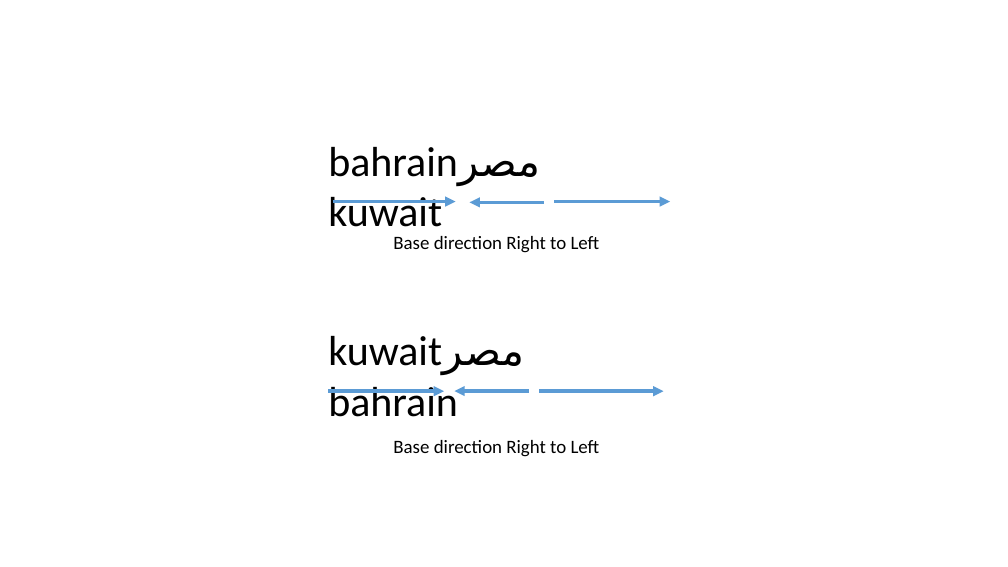
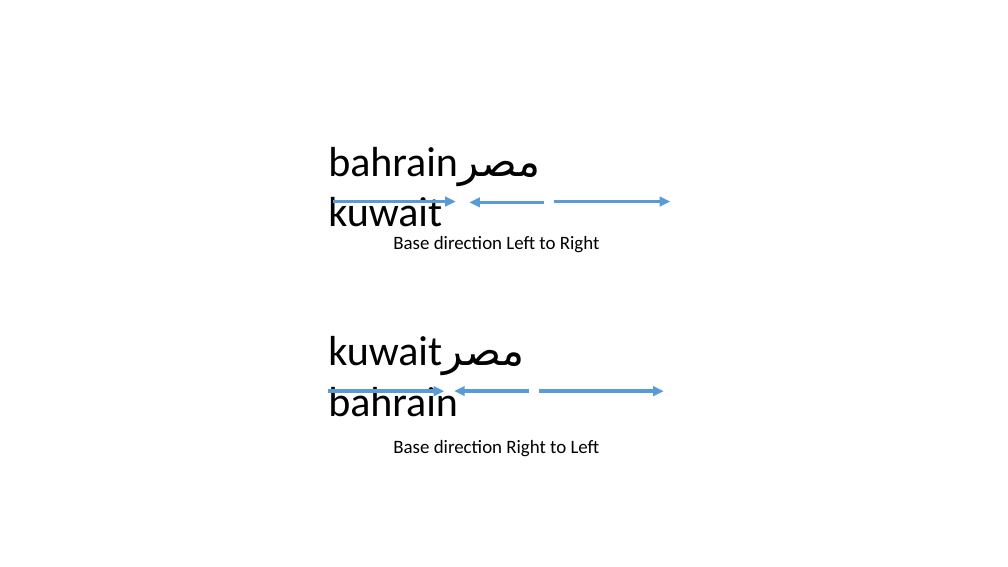
Before and after one commit to dsafa/rtl-demo, a slide deck: slide 17 of RTL.pptx (slide 16 before the commit). Drawn at 1008x567 pixels with LibreOffice and Linux fonts; fonts in the diff are those of the drawing. Boxes give left, top, right and bottom in pixels: in the first picture for what was removed or moved away, otherwise in the second. Text is boxed around its words. In the diff, an @@ line names an element or a change of style, - is before the commit and + after.

```diff
--- a/RTL.pptx
+++ b/RTL.pptx
@@ text at [393, 236, 600, 253]: text changed @@
-Base direction Right to Left
+Base direction Left to Right
```
Also in this commit, not shown: 14 other slides changed, 4 slides added, 1 other file.
